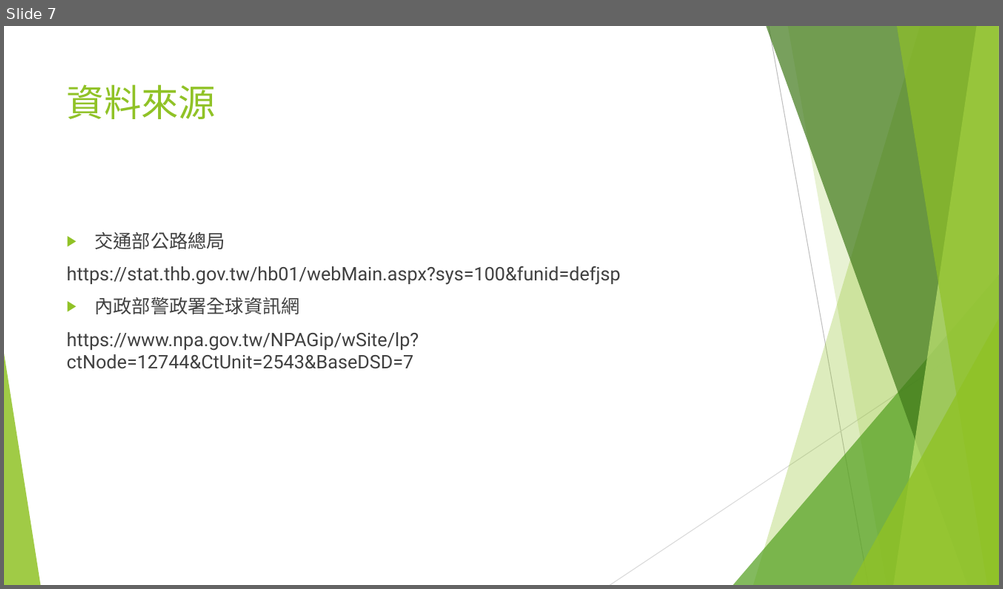
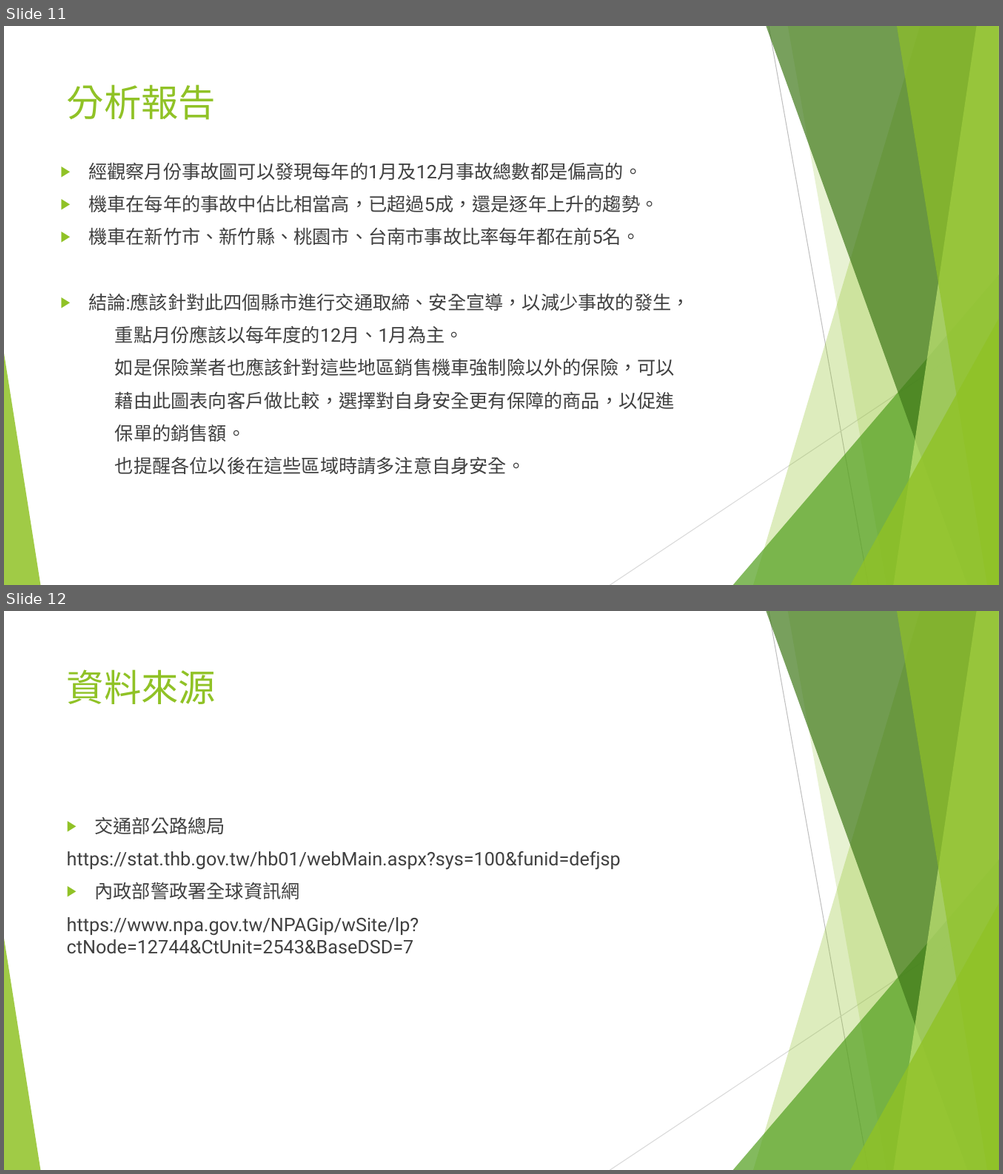
Before and after one commit to ooxx2500/python-sql-for-test, a slide deck: python/專題報告/專題報告-台灣交通事故.pptx. Shown one above the other, each under a label of ours: slide 7 before the commit, slides 11 and 12 after it. The pictures are 1003x589 and 1003x1174 pixels, drawn with LibreOffice and Linux fonts; fonts in the diff are those of the drawing. Boxes give left, top, right and bottom in pixels: in the first picture for what was removed or moved away, otherwise in the second. Text is boxed around its words. In the diff, an @@ line names an element or a change of style, - is before the commit and + after.

```diff
--- a/python/專題報告/專題報告-台灣交通事故.pptx
+++ b/python/專題報告/專題報告-台灣交通事故.pptx
@@ slide 11 added at [4,26,999,585], background #FFFFFF; not listed: 10 template elements that a slide beside it also shows @@
@@ title added at [67,84,216,120], 36 pt, text #90C226 @@
+分析報告
@@ text added at [88,163,690,474], 18 pt, text #404040 @@
+▶ 經觀察月份事故圖可以發現每年的1月及12月事故總數都是偏高的。
+▶ 機車在每年的事故中佔比相當高，已超過5成，還是逐年上升的趨勢。
+▶ 機車在新竹市、新竹縣、桃園市、台南市事故比率每年都在前5名。
+▶ 結論:應該針對此四個縣市進行交通取締、安全宣導，以減少事故的發生，
+重點月份應該以每年度的12月、1月為主。
+如是保險業者也應該針對這些地區銷售機車強制險以外的保險，可以
+藉由此圖表向客戶做比較，選擇對自身安全更有保障的商品，以促進
+保單的銷售額。
+也提醒各位以後在這些區域時請多注意自身安全。
@@ what was slide 7 is now slide 12 @@
```
Also in this commit, not shown: 2 slides changed, 8 other slides added, 4 slides removed, 53 other files.
